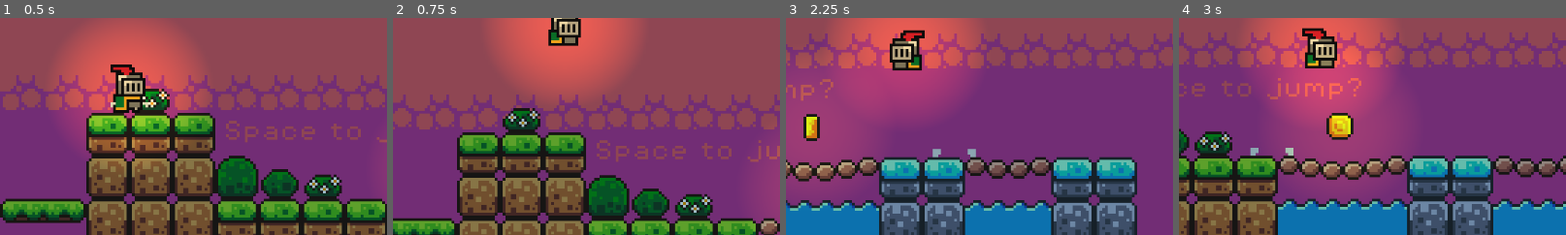
Above: before the commit, frames 1-4 (left to right).
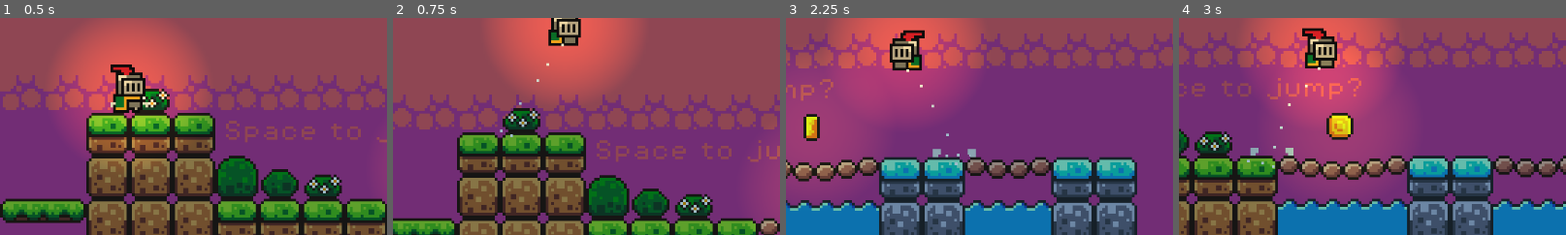
Above: after the commit, the same moments.

Repository: compactcola/Knight-Night
Game: Godot game, scene res://Scenes/game.tscn
The game is run twice, just before and just after one commit, with the same random seed, the same clock (stepped at 60 frames per second) and the same inputs.
Inputs:
- Up to frame 1 (0.5 s): no input
- Up to frame 2 (0.75 s): hold D (move_right) from 0.53 s (still down); tap Space (jump) at 0.6 s
- Up to frame 3 (2.25 s): tap Space (jump) at 0.77, 1.07, 1.35, 1.52, 1.82, 2.1 s; release D (move_right) at 2.03 s; hold A (move_left) from 2.03 s (still down)
- Up to frame 4 (3 s): release A (move_left) at 2.78 s; hold D (move_right) from 2.78 s (still down); tap Space (jump) at 2.85 s
The pictures show only the part of the screen within x 34-84%, y 50-100%; the shares and areas given below are measured in that part.

Frame 1 is identical in both runs. In frame 2, less than 0.1% of the frame differs, in the area x 27-45%, y 11-55%; in frame 3, less than 0.1%; in frame 4, less than 0.1%, in the area x 17-37%, y 22-70%.

Commit message:
adding dust effects to running and jumping

Diff:
--- a/Scenes/game.tscn
+++ b/Scenes/game.tscn
@@ -176,6 +176,13 @@
 physics_layer_0/collision_layer = 1
 sources/0 = SubResource("TileSetAtlasSource_6gcxa")
 
+[sub_resource type="ParticleProcessMaterial" id="ParticleProcessMaterial_kymbd"]
+particle_flag_disable_z = true
+spread = 30.0
+initial_velocity_min = 20.0
+initial_velocity_max = 40.0
+gravity = Vector3(0, 50, 0)
+
 [sub_resource type="WorldBoundaryShape2D" id="WorldBoundaryShape2D_rh5ma"]
 
 [sub_resource type="Animation" id="Animation_36s8y"]
@@ -253,6 +260,23 @@
 position_smoothing_enabled = true
 position_smoothing_speed = 4.0
 
+[node name="dust" type="GPUParticles2D" parent="Player" unique_id=2064616629]
+unique_name_in_owner = true
+emitting = false
+amount = 4
+lifetime = 0.3
+explosiveness = 0.5
+process_material = SubResource("ParticleProcessMaterial_kymbd")
+
+[node name="jumpdust" type="GPUParticles2D" parent="Player" unique_id=1991553817]
+unique_name_in_owner = true
+emitting = false
+amount = 4
+lifetime = 0.3
+one_shot = true
+explosiveness = 0.5
+process_material = SubResource("ParticleProcessMaterial_kymbd")
+
 [node name="Killzone" parent="." unique_id=1394017975 instance=ExtResource("5_iihcc")]
 position = Vector2(0, 158)
 
--- a/Scripts/player.gd
+++ b/Scripts/player.gd
@@ -5,6 +5,8 @@
 	$Skin2,
 	$Skin3,
 ]
+@onready var run_dust = $dust
+@onready var jump_dust = $jumpdust
 
 const SPEED = 120.0
 const JUMP_VELOCITY = -300.0
@@ -12,7 +14,6 @@
 # Get the gravity from the project settings to be synced with RigidBody nodes.
 var gravity = ProjectSettings.get_setting("physics/2d/default_gravity")
 var is_falling = false
-
 # switch to random skin out of set
 var active_skin: AnimatedSprite2D
 
@@ -34,14 +35,17 @@
 
 	if is_falling and is_on_floor():
 		is_falling = false
+
 		landing_fx()
 
 	# Handle jump.
 	if Input.is_action_just_pressed("jump") and is_on_floor():
 		velocity.y = JUMP_VELOCITY
+		jump_dust.restart()
 
 	var direction = Input.get_axis("move_left", "move_right")
-
+	if direction != 0:
+		run_dust.process_material.direction.x = -direction
 	if direction > 0:
 		active_skin.flip_h = false
 	elif direction < 0:
@@ -51,10 +55,15 @@
 	if is_on_floor():
 		if direction == 0:
 			active_skin.play("idle")
+			run_dust.emitting = false
 		else:
 			active_skin.play("run")
+			run_dust.emitting = true
+
 	else:
 		active_skin.play("jump")
+
+		run_dust.emitting = false
 
 	if direction:
 		velocity.x = direction * SPEED
